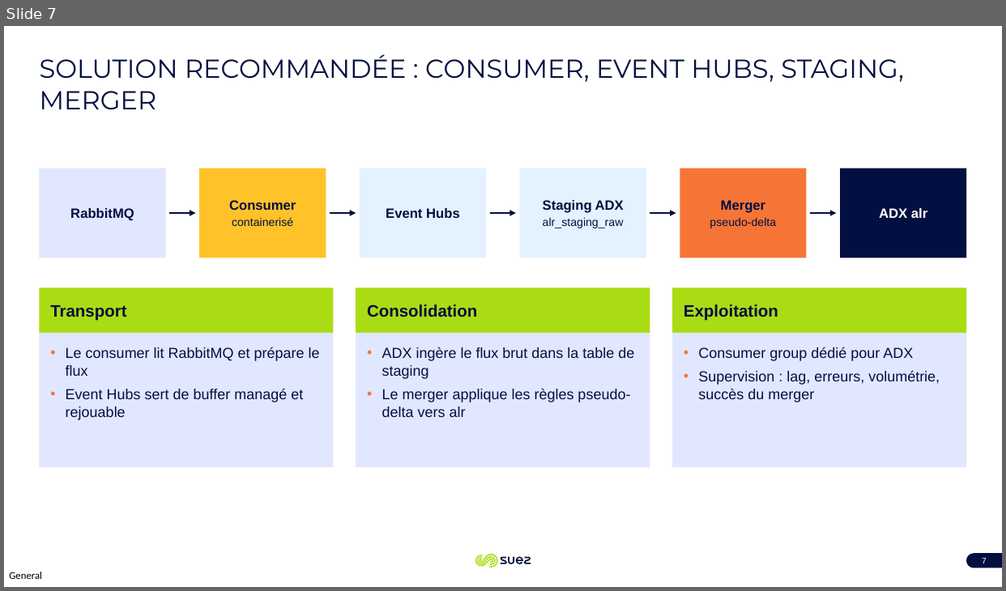
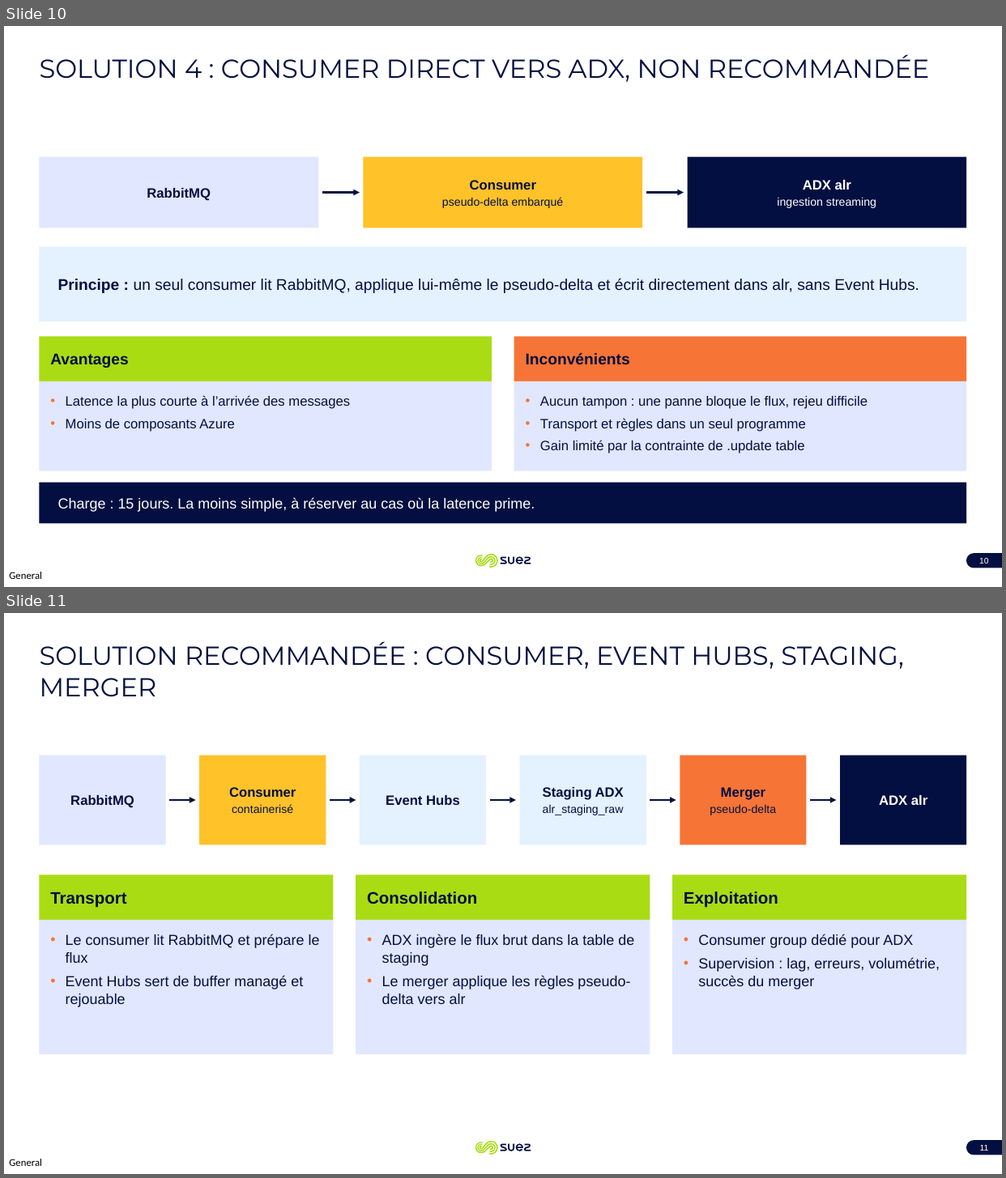
Before and after one commit to philfon/Pres, a slide deck: Presentation_ADX_synthese.pptx. Shown one above the other, each under a label of ours: slide 7 before the commit, slides 10 and 11 after it. The pictures are 1006x591 and 1006x1178 pixels, drawn with LibreOffice and Linux fonts; fonts in the diff are those of the drawing. Boxes give left, top, right and bottom in pixels: in the first picture for what was removed or moved away, otherwise in the second. Text is boxed around its words. In the diff, an @@ line names an element or a change of style, - is before the commit and + after.

```diff
--- a/Presentation_ADX_synthese.pptx
+++ b/Presentation_ADX_synthese.pptx
@@ slide 10 added at (x1=4, y1=26, x2=1002, y2=587), background #FFFFFF; not listed: 3 template elements that a slide beside it also shows @@
@@ title added at (x1=40, y1=54, x2=930, y2=82), 25 pt, text none @@
+SOLUTION 4 : CONSUMER DIRECT VERS ADX, NON RECOMMANDÉE
@@ rectangle added at (x1=39, y1=157, x2=318, y2=228), fill #E1E7FE, 13 pt, text #030F40, bold @@
+RabbitMQ
@@ rectangle added at (x1=364, y1=157, x2=642, y2=228), fill #FFC229, 11 pt, text #030F40 @@
+Consumer
+pseudo-delta embarqué
@@ rectangle added at (x1=688, y1=157, x2=967, y2=228), fill #030F40, 11 pt, text #FFFFFF @@
+ADX alr
+ingestion streaming
@@ arrow added from (322, 193) to (360, 193), #030F40 1.75 pt @@
@@ arrow added from (646, 193) to (684, 193), #030F40 1.75 pt @@
@@ rectangle added at (x1=39, y1=247, x2=967, y2=322), fill #E4F1FE, 15 pt, text #030F40 @@
+Principe : un seul consumer lit RabbitMQ, applique lui-même le pseudo-delta et écrit directement dans alr, sans Event Hubs.
@@ rectangle added at (x1=39, y1=337, x2=492, y2=382), fill #AADC14, 15 pt, text #030F40, bold @@
+Avantages
@@ rectangle added at (x1=514, y1=337, x2=967, y2=382), fill #F67536, 15 pt, text #030F40, bold @@
+Inconvénients
@@ rectangle added at (x1=39, y1=382, x2=492, y2=472), fill #E1E7FE, 13 pt, text #030F40 @@
+• Latence la plus courte à l’arrivée des messages
+• Moins de composants Azure
@@ rectangle added at (x1=514, y1=382, x2=967, y2=472), fill #E1E7FE, 13 pt, text #030F40 @@
+• Aucun tampon : une panne bloque le flux, rejeu difficile
+• Transport et règles dans un seul programme
+• Gain limité par la contrainte de .update table
@@ rectangle added at (x1=39, y1=483, x2=967, y2=524), fill #030F40, 14 pt, text #FFFFFF @@
+Charge : 15 jours. La moins simple, à réserver au cas où la latence prime.
@@ page number added at (x1=967, y1=554, x2=1002, y2=569), fill #030F40, 8 pt, text #FFFFFF @@
+10
@@ what was slide 7 is now slide 11 @@
@@ page number at (x1=980, y1=1145, x2=989, y2=1151): text changed @@
-7
+11
```
Also in this commit, not shown: 3 other slides added.
